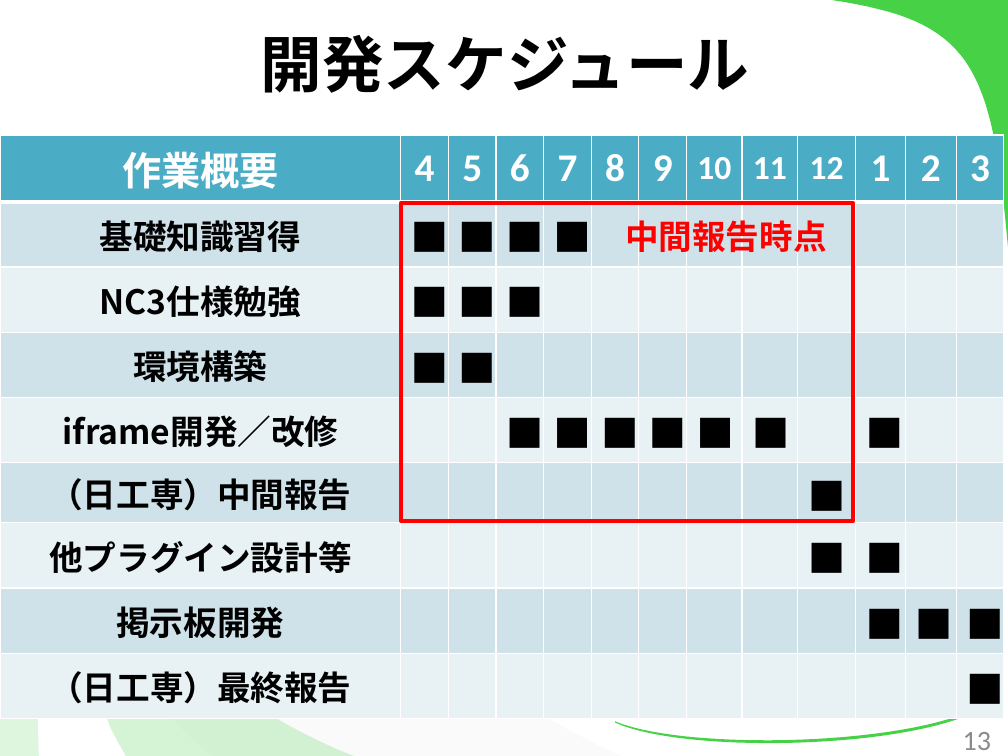
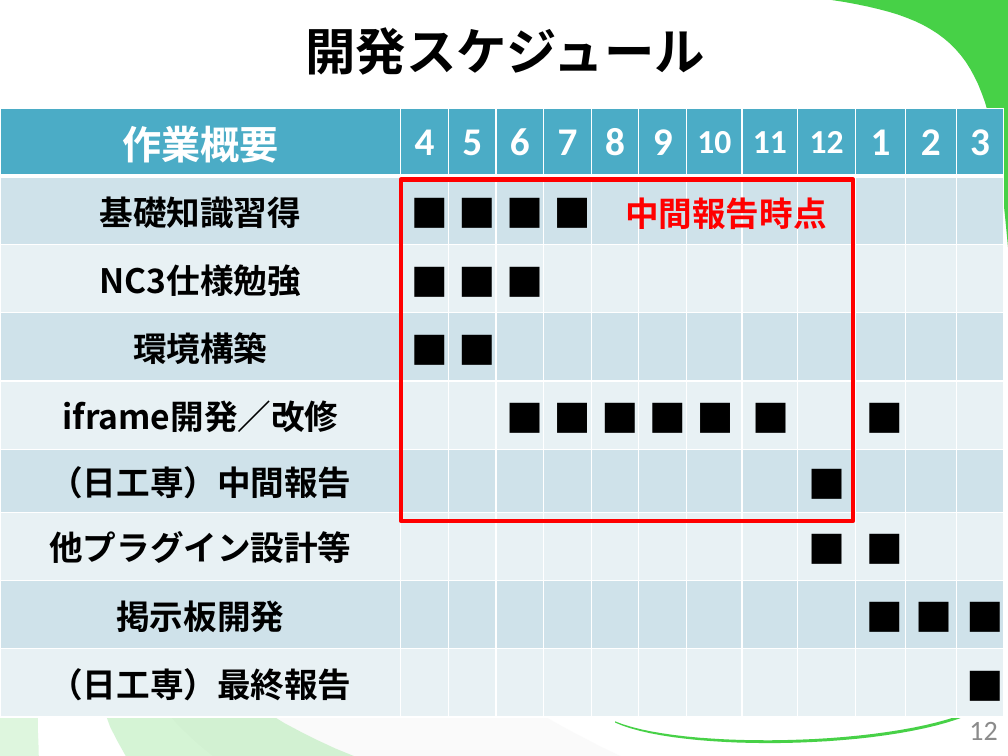
Before and after one commit to kotaro0717/Report-Management, a slide deck: slide 12 of 2.最終報告/3.発表資料/報告資料(最終).pptx (slide 13 before the commit). Drawn at 1008x756 pixels with LibreOffice and Linux fonts; fonts in the diff are those of the drawing. Boxes give left, top, right and bottom in pixels: in the first picture for what was removed or moved away, otherwise in the second. Text is boxed around its words. In the diff, an @@ line names an element or a change of style, - is before the commit and + after.

```diff
--- a/2.最終報告/3.発表資料/報告資料(最終).pptx
+++ b/2.最終報告/3.発表資料/報告資料(最終).pptx
@@ title "開発スケジュール" at (305,27,705,75): size 44 to 36 pt @@
@@ table: place and size @@
-table at (0,135,1003,718)
+table at (0,108,1003,717)
@@ rectangle: place and size @@
-rectangle at (401,204,854,521)
+rectangle at (401,179,854,521)
@@ text "中間報告時点": place and size @@
-text "中間報告時点" at (625,215,827,259)
+text "中間報告時点" at (625,191,827,235)
@@ page number removed at (963,732,991,750) @@
-13
@@ page number added at (969,722,997,740), 20 pt, text #8C8C8C @@
+12
```
Also in this commit, not shown: 28 other slides changed, 9 slides added, 2 slides removed, 1 other file.
